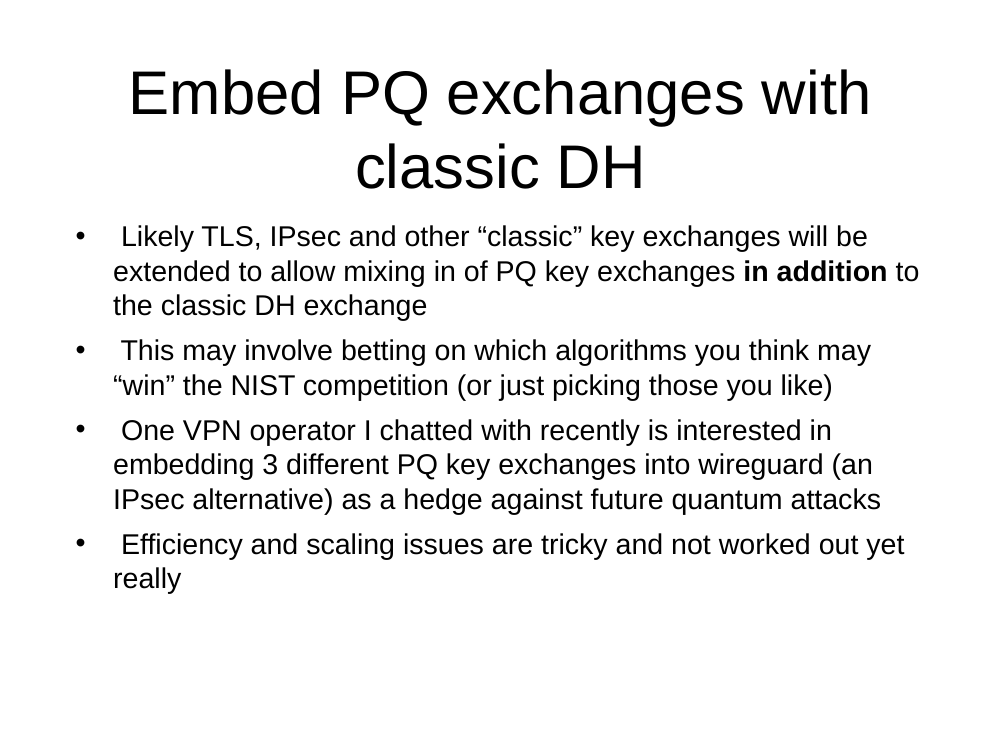
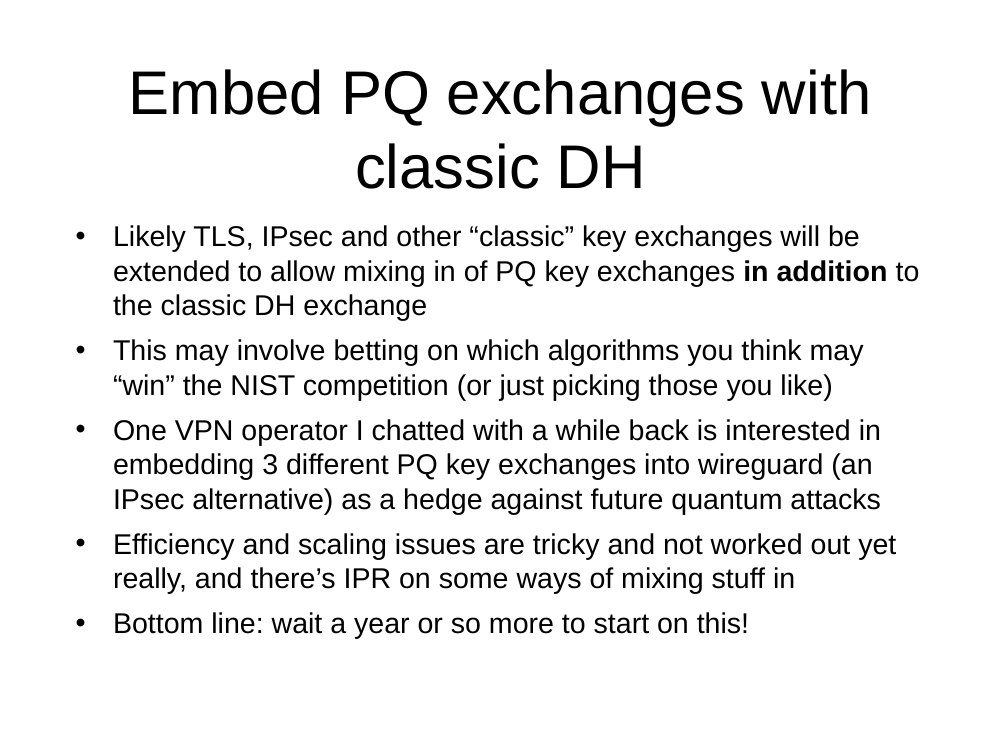
Before and after one commit to sftcd/cs7053, a slide deck: slide 160 of 2016lectures/03-crypto.ppt. Drawn at 1008x756 pixels with LibreOffice and Linux fonts; fonts in the diff are those of the drawing. Boxes give left, top, right and bottom in pixels: in the first picture for what was removed or moved away, otherwise in the second. Text is boxed around its words. In the diff, an @@ line names an element or a change of style, - is before the commit and + after.

```diff
--- a/2016lectures/03-crypto.ppt
+++ b/2016lectures/03-crypto.ppt
@@ text at (113,419,896,639): text changed @@
-• One VPN operator I chatted with recently is interested in embedding 3 different PQ key exchanges into wireguard (an IPsec alternative) as a hedge against future quantum attacks
-• Efficiency and scaling issues are tricky and not worked out yet really
+• One VPN operator I chatted with a while back is interested in embedding 3 different PQ key exchanges into wireguard (an IPsec alternative) as a hedge against future quantum attacks
+• Efficiency and scaling issues are tricky and not worked out yet really, and there’s IPR on some ways of mixing stuff in
+• Bottom line: wait a year or so more to start on this!
```
Also in this commit, not shown: 79 other slides changed, 2 other files.
